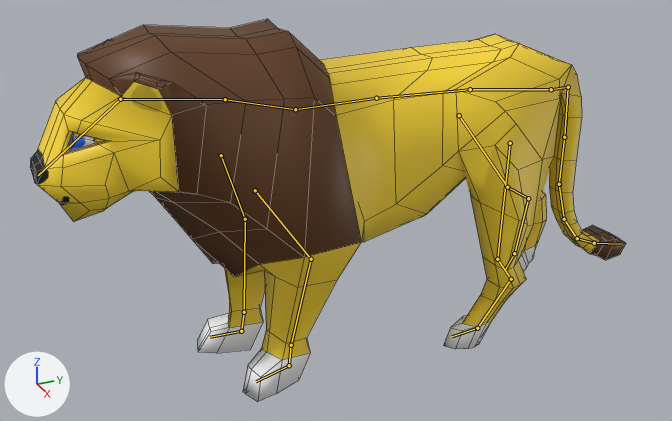
One commit to the Blender file lion.blend: the scene before it, then after it.
The view is the same before and after, from a 50 mm camera at (7.53, -3.99, 5.25) aimed at (-0.11, -0.55, 1.42). Arrows for +X, +Y and +Z are at lower left; the lights stay in place. Both versions are drawn at frame 19 of the action 'ArmatureAction'; the numbers are the values there. The bones that bend it are drawn over the model as lines. Mesh edges are drawn as thin lines.
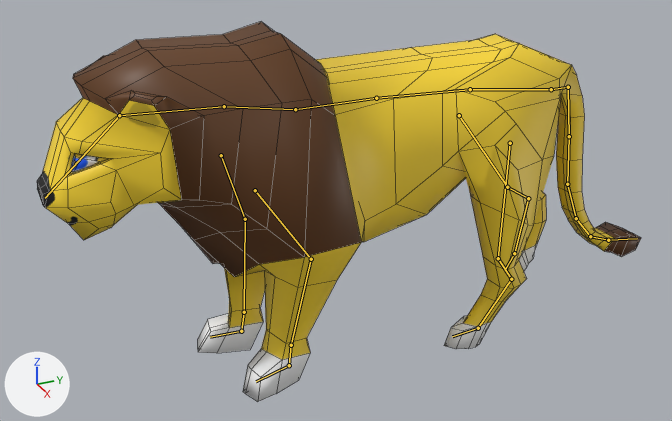
What differs and where, as boxes [x1, y1, x2, y2] in the pictures (672 x 421 px):
'Plane', posed: before [30, 19, 626, 402]; after [37, 22, 641, 402]
bone 'Bone.003', root to tip: before (295, 109) to (225, 99); after (295, 109) to (224, 106)
bone 'Bone.023', root to tip: before (568, 87) to (564, 137); after (568, 87) to (569, 136)

The change in detail:
Bone 'Bone.003' (bone_bone_003) turns from (0, 0, 0) to (5, 0, 0) degrees about its own x, y and z.
Bone 'Bone.023' (bone_bone_023) turns from (0, 0, 0) to (-4, 0, 2) degrees about its own x, y and z.
